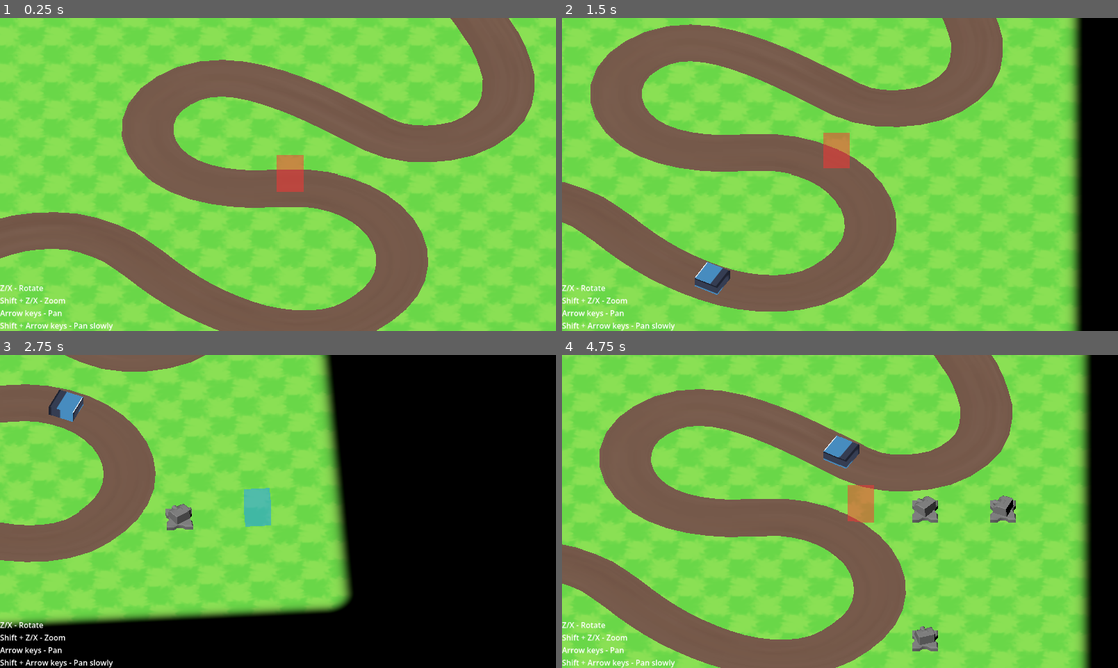
Above: before the commit, frames 1-4 (two rows, left to right).
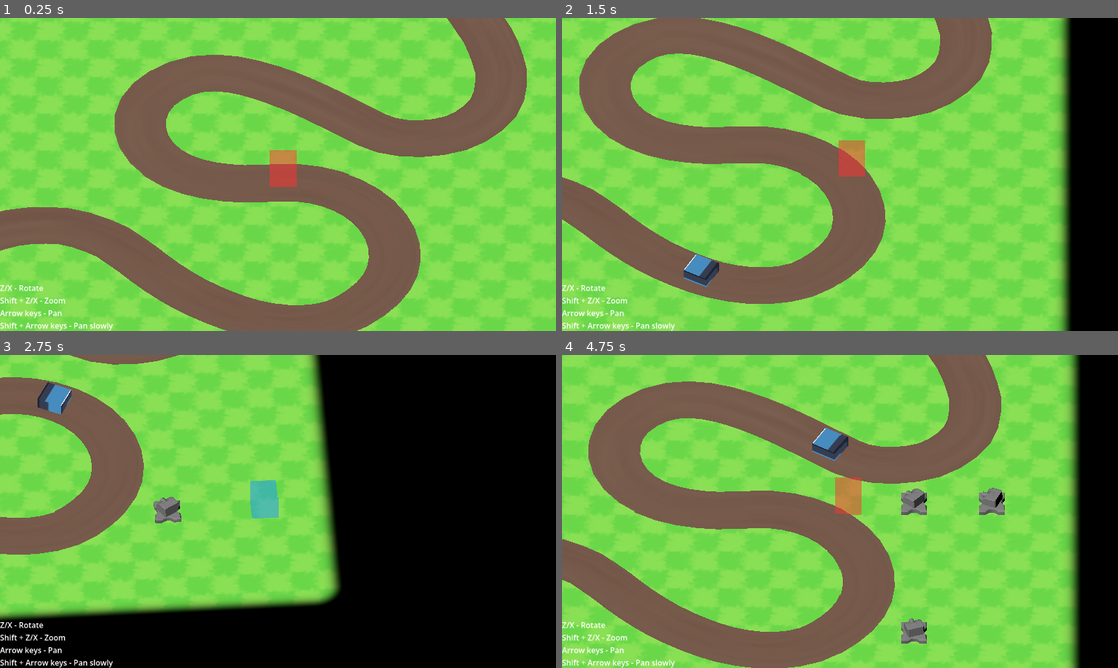
Above: after the commit, the same moments.

Repository: dairycultist/furry-roguelike-platformer
Game: Godot game, scene res://scene.tscn
The game is run twice, just before and just after one commit, with the same random seed, the same clock (stepped at 60 frames per second) and the same inputs. The engine's default icon, where the game draws it, is replaced by a stand-in: a white triangle on a blue panel in a dark square.
Inputs:
- Up to frame 1 (0.25 s): no input
- Up to frame 2 (1.5 s): hold Right (pan_right) 0.53-1.28 s; hold Shift (modify_action) 0.53-1.28 s; tap Space (use_tool) at 0.8, 1.35 s; hold Down (pan_down) from 1.28 s (still down)
- Up to frame 3 (2.75 s): tap Shift (modify_action) at 1.55 s; release Down (pan_down) at 2.03 s; hold Right (pan_right) from 2.03 s (still down); tap X (camalt_negative) at 2.1 s; tap Space (use_tool) at 2.3 s
- Up to frame 4 (4.75 s): release Right (pan_right) at 2.78 s; hold Up (pan_up) 2.78-3.53 s; tap Z (camalt_positive) at 2.85 s; tap Shift (modify_action) at 3.05, 4.55 s; hold Shift (modify_action) 3.53-4.28 s; hold Left (pan_left) from 3.53 s (still down); tap Space (use_tool) at 3.8, 4.35 s

The runs differ from the first frame. In frame 1, 20% of the frame differs, in the area x 0-100%, y 0-100%; in frame 2, 30%; in frame 3, 21%; in frame 4, 31%, in the area x 0-95%, y 0-100%.

Commit message:
Improve camera panning

Diff:
--- a/player.gd
+++ b/player.gd
@@ -6,15 +6,15 @@
 @export var PAN_SPEED_MULT := 0.8;
 @export var PAN_SPEED_SLOW_MULT := 0.4;
 
-var velocity : Vector3;
-
 var grid : GridMap;
 var enemy_path : Path3D;
+var turret_parent : Node3D;
 
 func _ready() -> void:
 
 	grid = get_parent();
 	enemy_path = grid.get_node("EnemyPath");
+	turret_parent = grid.get_node("TurretParent");
 
 func _process(delta: float) -> void:
 
@@ -22,23 +22,22 @@
 	var camalt := Input.get_axis("camalt_negative", "camalt_positive");
 	var pan := Input.get_vector("pan_left", "pan_right", "pan_up", "pan_down");
 
+	var velocity : Vector3;
+
 	if (Input.is_action_pressed("modify_action")):
+		$CameraAnchor/Camera.size = clamp($CameraAnchor/Camera.size + camalt * ZOOM_SPEED * delta, 6.0, 20.0);
+		velocity = $CameraAnchor.global_basis * Vector3(pan.x, 0, pan.y) * $CameraAnchor/Camera.size * PAN_SPEED_SLOW_MULT;
+	else:
+		$CameraAnchor.global_rotation.y += camalt * delta;
+		velocity = $CameraAnchor.global_basis * Vector3(pan.x, 0, pan.y) * $CameraAnchor/Camera.size * PAN_SPEED_MULT;
 
-		$CameraAnchor/Camera.size = clamp($CameraAnchor/Camera.size + camalt * ZOOM_SPEED * delta, 6.0, 20.0);
-
-		if (pan):
-			velocity = $CameraAnchor.global_basis * Vector3(pan.x, 0, pan.y) * $CameraAnchor/Camera.size * PAN_SPEED_SLOW_MULT;
-		else:
-			velocity = lerp(velocity, Vector3.ZERO, 10.0 * delta);
-
-	else:
-
-		$CameraAnchor.global_rotation.y += camalt * delta;
-
-		if (pan):
-			velocity = $CameraAnchor.global_basis * Vector3(pan.x, 0, pan.y) * $CameraAnchor/Camera.size * PAN_SPEED_MULT;
-		else:
-			velocity = lerp(velocity, Vector3.ZERO, 10.0 * delta);
+	# center on tile if not actively moving
+	if not pan:
+		velocity = Vector3(
+			0.5 - fposmod(global_position.x, 1.0),
+			0.0,
+			0.5 - fposmod(global_position.z, 1.0)
+		) * 200 * delta;
 
 	# update player position (cursor lags behind and is moved separately)
 	var prev_position = global_position;
@@ -54,12 +53,12 @@
 
 	$Cursor/Mesh.get_surface_override_material(0).albedo_color = Color(1.0, 0.2, 0.2, 0.5) if pos_invalid else Color(0.1, 0.6, 1.0, 0.5);
 
-	$Cursor.global_position = lerp($Cursor.global_position, Vector3(selected_pos) + Vector3(0.5, 0.0, 0.5), 10.0 * delta);
+	$Cursor.global_position = lerp($Cursor.global_position, Vector3(selected_pos) + Vector3(0.5, 0.0, 0.5), 15.0 * delta);
 
 	if Input.is_action_just_pressed("use_tool") and not pos_invalid:
 
 		var turret = turret_prefab.instantiate();
 
-		grid.add_child(turret);
+		turret_parent.add_child(turret);
 		turret.enemy_path = enemy_path;
 		turret.global_position = Vector3(selected_pos.x + 0.5, 0.0, selected_pos.z + 0.5);
--- a/scene.tscn
+++ b/scene.tscn
@@ -143,3 +143,5 @@
 [node name="Mesh" type="MeshInstance3D" parent="GridMap/EnemyPath/Enemy" unique_id=1995363100]
 mesh = SubResource("BoxMesh_x0ryr")
 surface_material_override/0 = SubResource("ShaderMaterial_ni31j")
+
+[node name="TurretParent" type="Node3D" parent="GridMap" unique_id=57393167]
